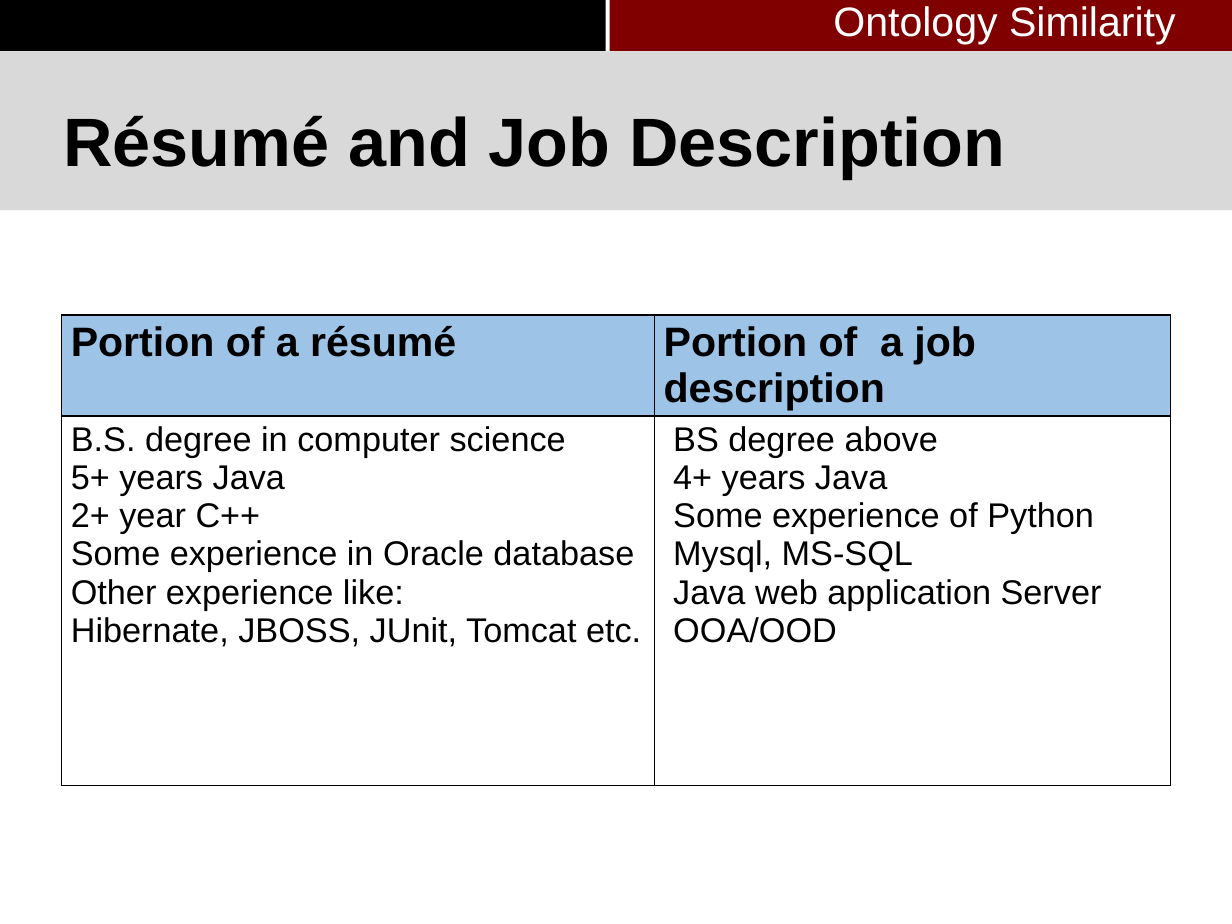
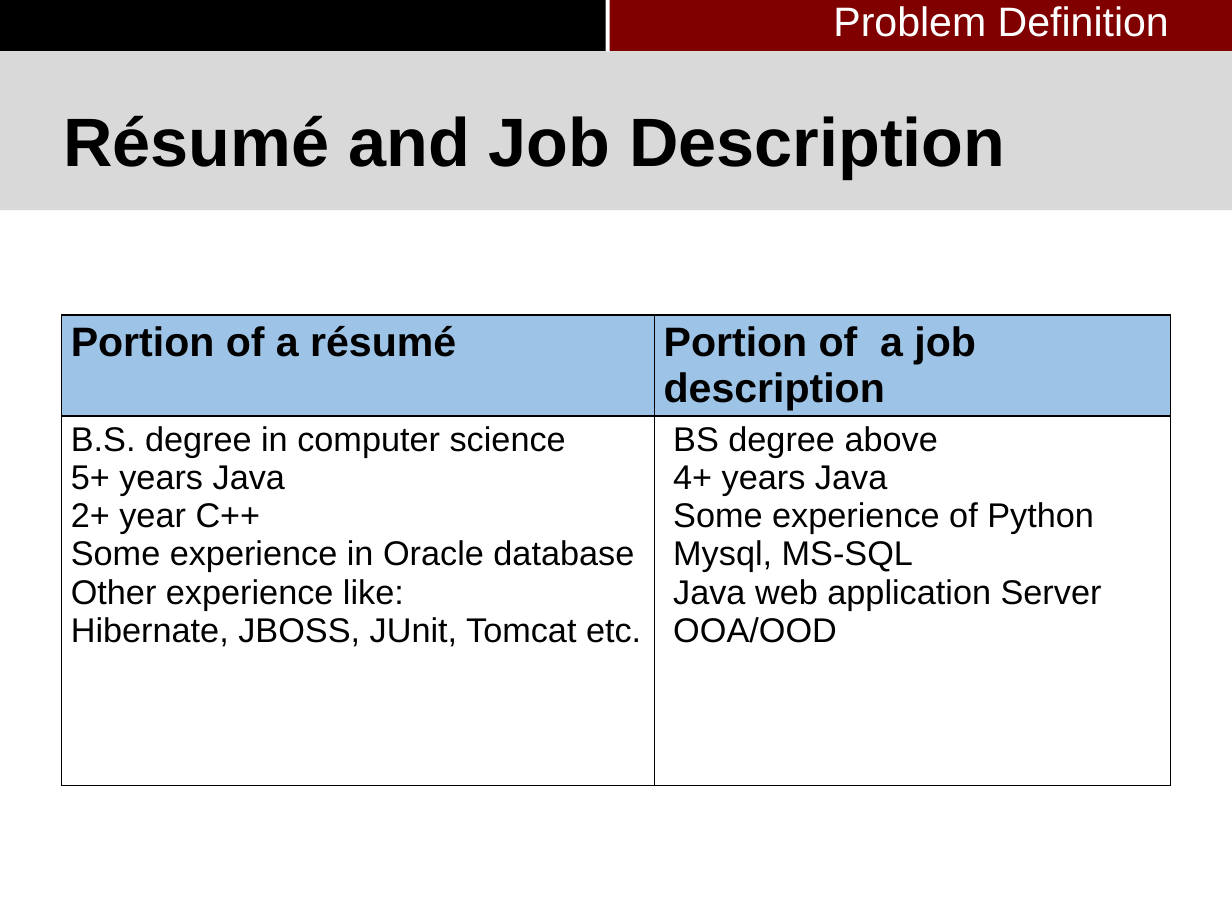
Before and after one commit to pkushiqiang/thesis, a slide deck: slide 24 of media/Master's thesis-3.pptx (slide 43 before the commit). Drawn at 1232x924 pixels with LibreOffice and Linux fonts; fonts in the diff are those of the drawing; background and template pictures are left out. Boxes give left, top, right and bottom in pixels: in the first picture for what was removed or moved away, otherwise in the second. Text is boxed around its words. In the diff, an @@ line names an element or a change of style, - is before the commit and + after.

```diff
--- a/media/Master's thesis-3.pptx
+++ b/media/Master's thesis-3.pptx
@@ text at (833,6,1169,37): text changed @@
-Ontology Similarity
+Problem Definition
```
Also in this commit, not shown: 19 other slides changed, 3 slides added, 1 slide removed, 1 other file.
